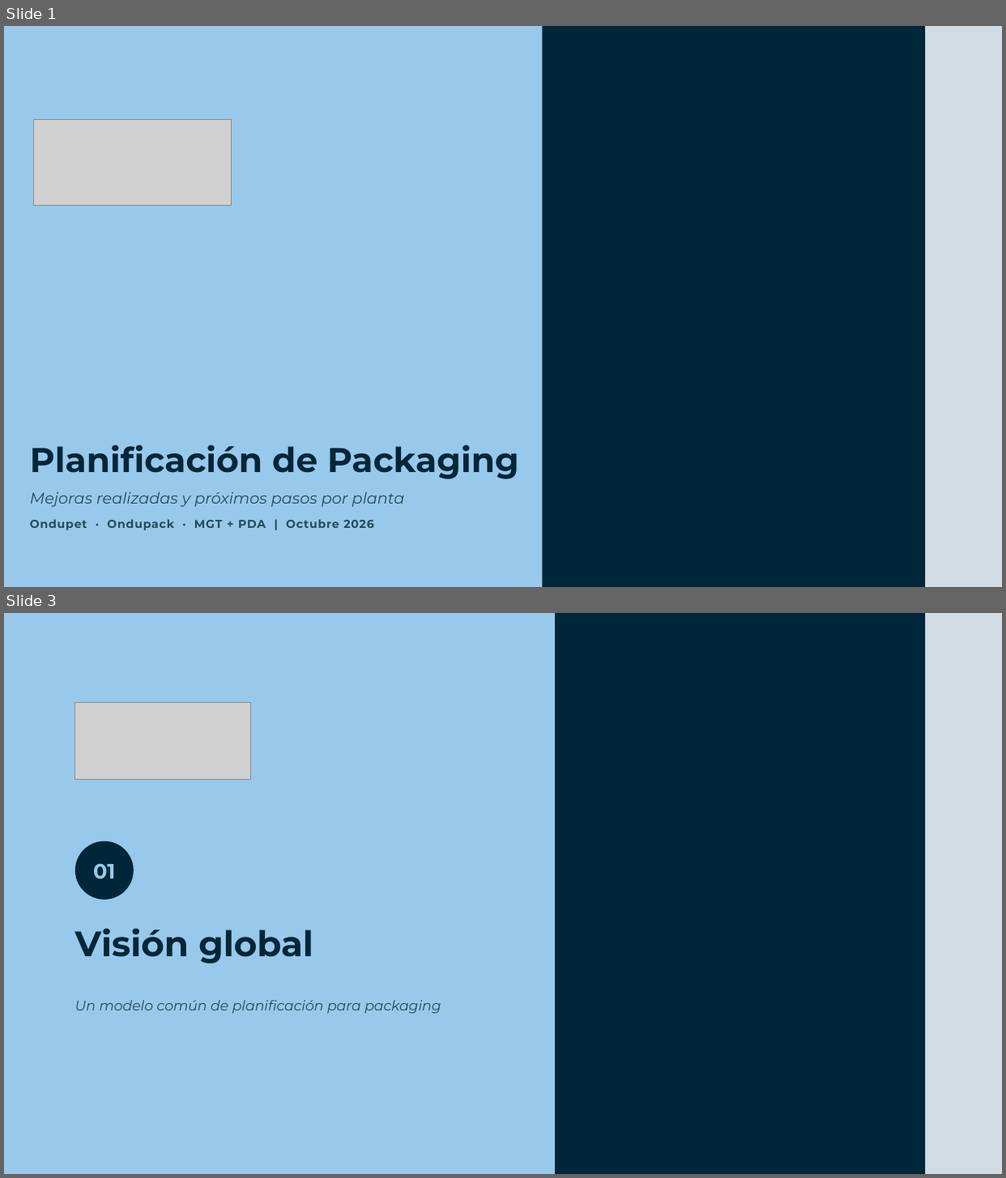
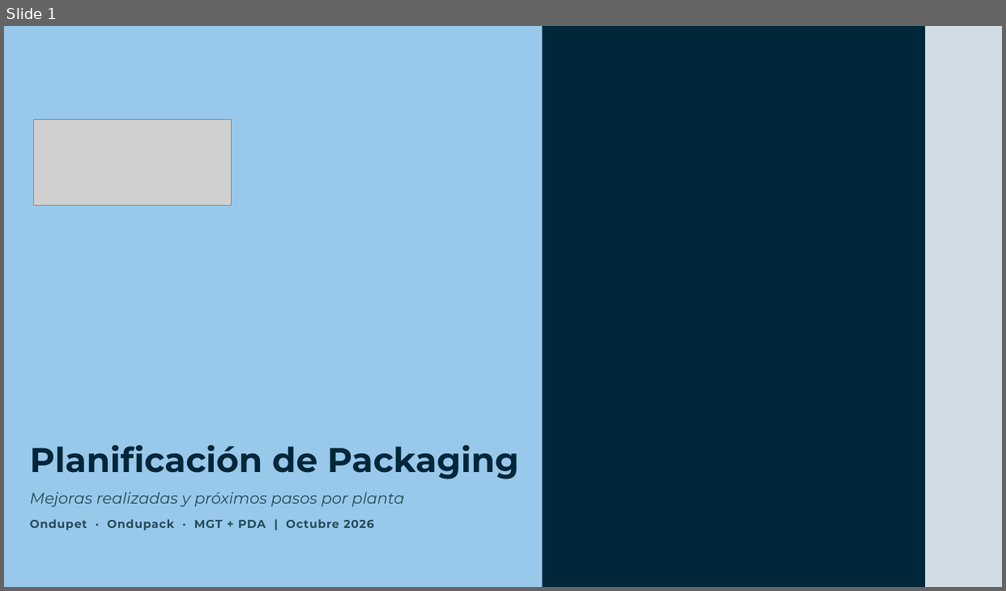
Before and after one commit to Enrique24799/AGSA, a slide deck: presentaciones/Planificacion_Packaging_CL.pptx. Shown one above the other, each under a label of ours: slides 1 and 3 before the commit, slide 1 after it; the slides between them are not shown. The pictures are 1006x1178 and 1006x591 pixels, drawn with LibreOffice and Linux fonts; fonts in the diff are those of the drawing; grey boxes stand for pictures; background and template pictures are left out. Boxes give left, top, right and bottom in pixels: in the first picture for what was removed or moved away, otherwise in the second. Text is boxed around its words. In the diff, an @@ line names an element or a change of style, - is before the commit and + after.

```diff
--- a/presentaciones/Planificacion_Packaging_CL.pptx
+++ b/presentaciones/Planificacion_Packaging_CL.pptx
@@ slide 3 removed at bbox=[4, 613, 1002, 1174], background #FFFFFF @@
@@ rectangle removed at bbox=[4, 613, 1002, 1174] @@
@@ rectangle removed at bbox=[4, 613, 555, 1174] @@
@@ rectangle removed at bbox=[555, 613, 926, 1174] @@
@@ rectangle removed at bbox=[926, 613, 1002, 1174] @@
@@ picture removed at bbox=[75, 703, 251, 779] @@
@@ ellipse removed at bbox=[75, 841, 134, 900] @@
-01
@@ text removed at bbox=[75, 928, 313, 964] @@
-Visión global
@@ text removed at bbox=[75, 1000, 441, 1014] @@
-Un modelo común de planificación para packaging
```
Also in this commit, not shown: 6 slides changed, 1 slide added, 6 other slides removed.
